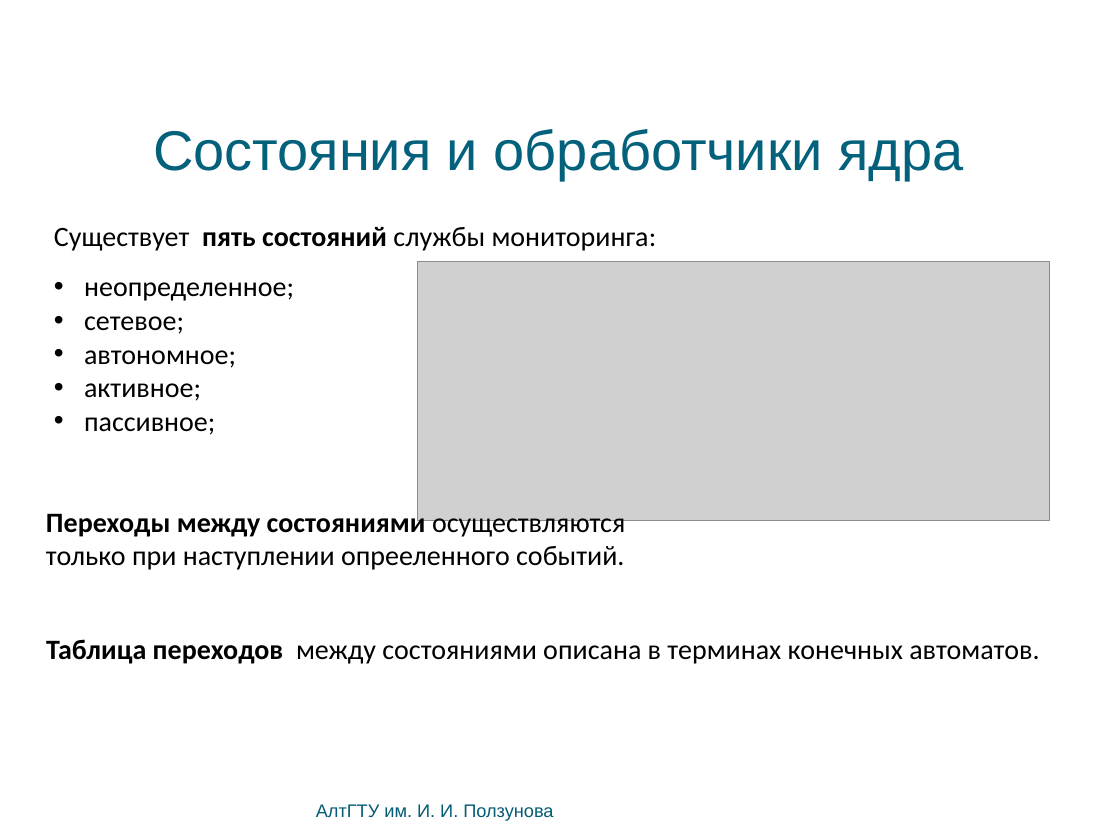
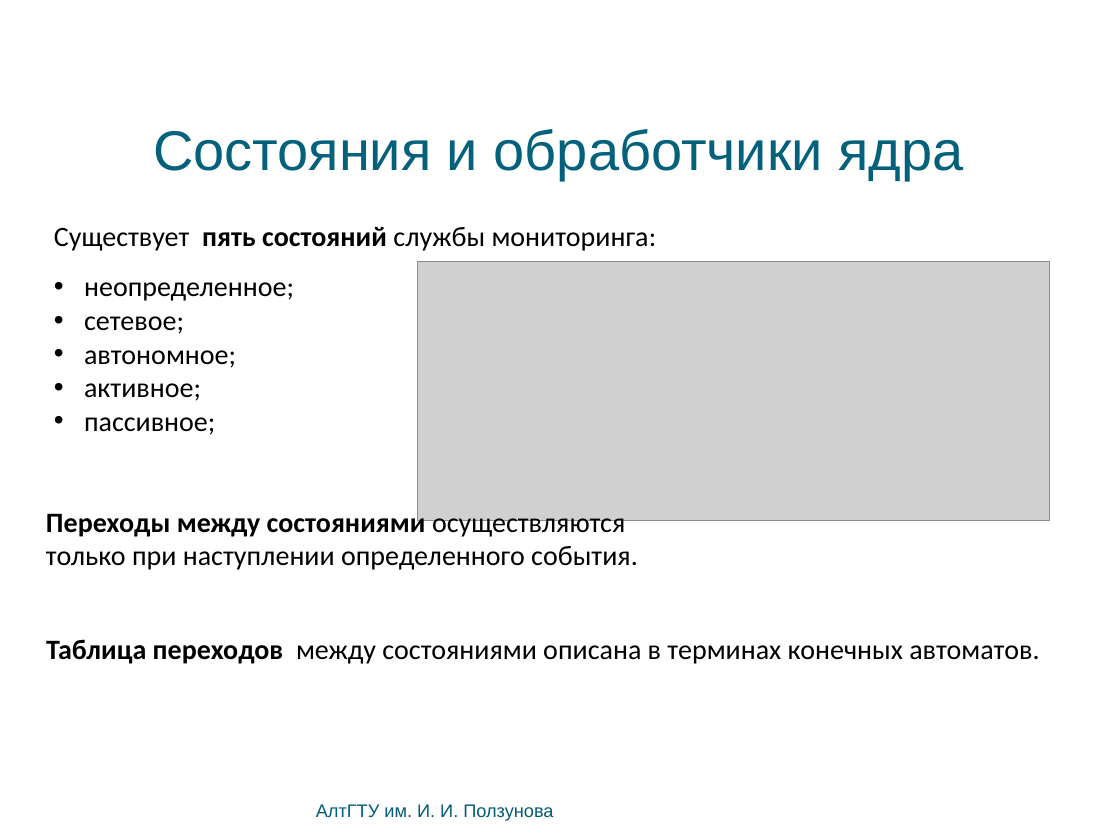
Before and after one commit to bluerain/snoopy, a slide deck: slide 12 of diploma/trunk/ppt/kostyukov.pptx (slide 15 before the commit). Drawn at 1120x840 pixels with LibreOffice and Linux fonts; fonts in the diff are those of the drawing; grey boxes stand for pictures; background and template pictures are left out. Boxes give left, top, right and bottom in pixels: in the first picture for what was removed or moved away, otherwise in the second. Text is boxed around its words. In the diff, an @@ line names an element or a change of style, - is before the commit and + after.

```diff
--- a/diploma/trunk/ppt/kostyukov.pptx
+++ b/diploma/trunk/ppt/kostyukov.pptx
@@ text at (46,509,638,570): text changed @@
-Переходы между состояниями осуществляются только при наступлении опрееленного событий.
+Переходы между состояниями осуществляются только при наступлении определенного события.
```
Also in this commit, not shown: 8 other slides changed, 7 slides removed, 10 other files.
